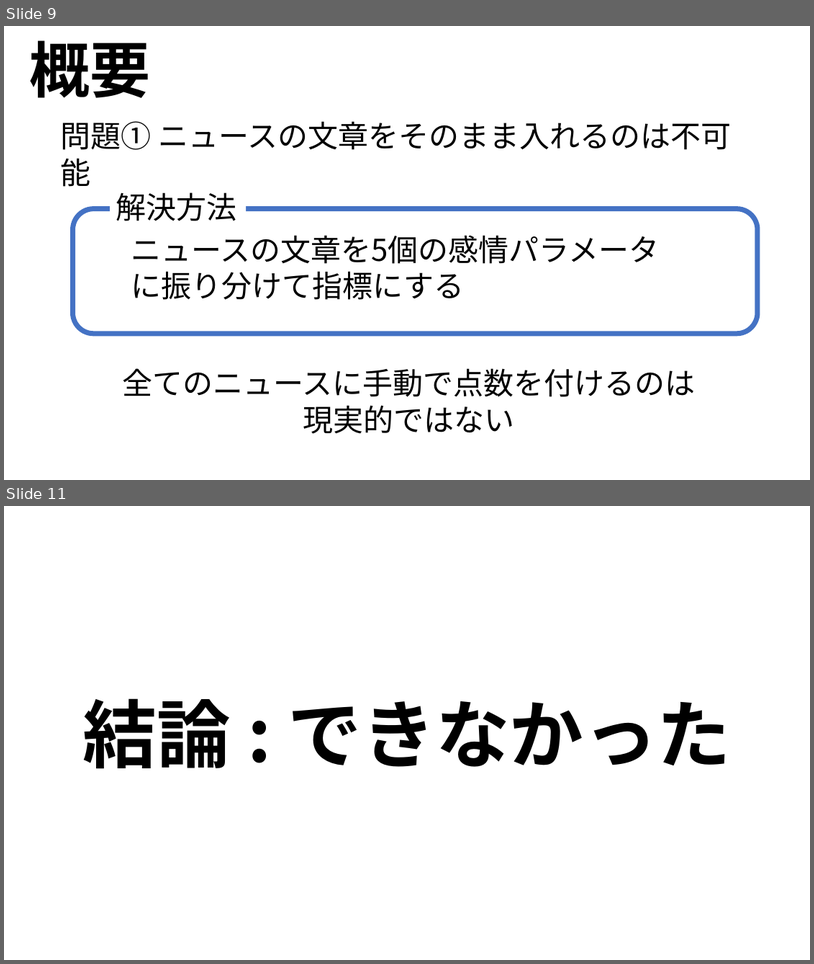
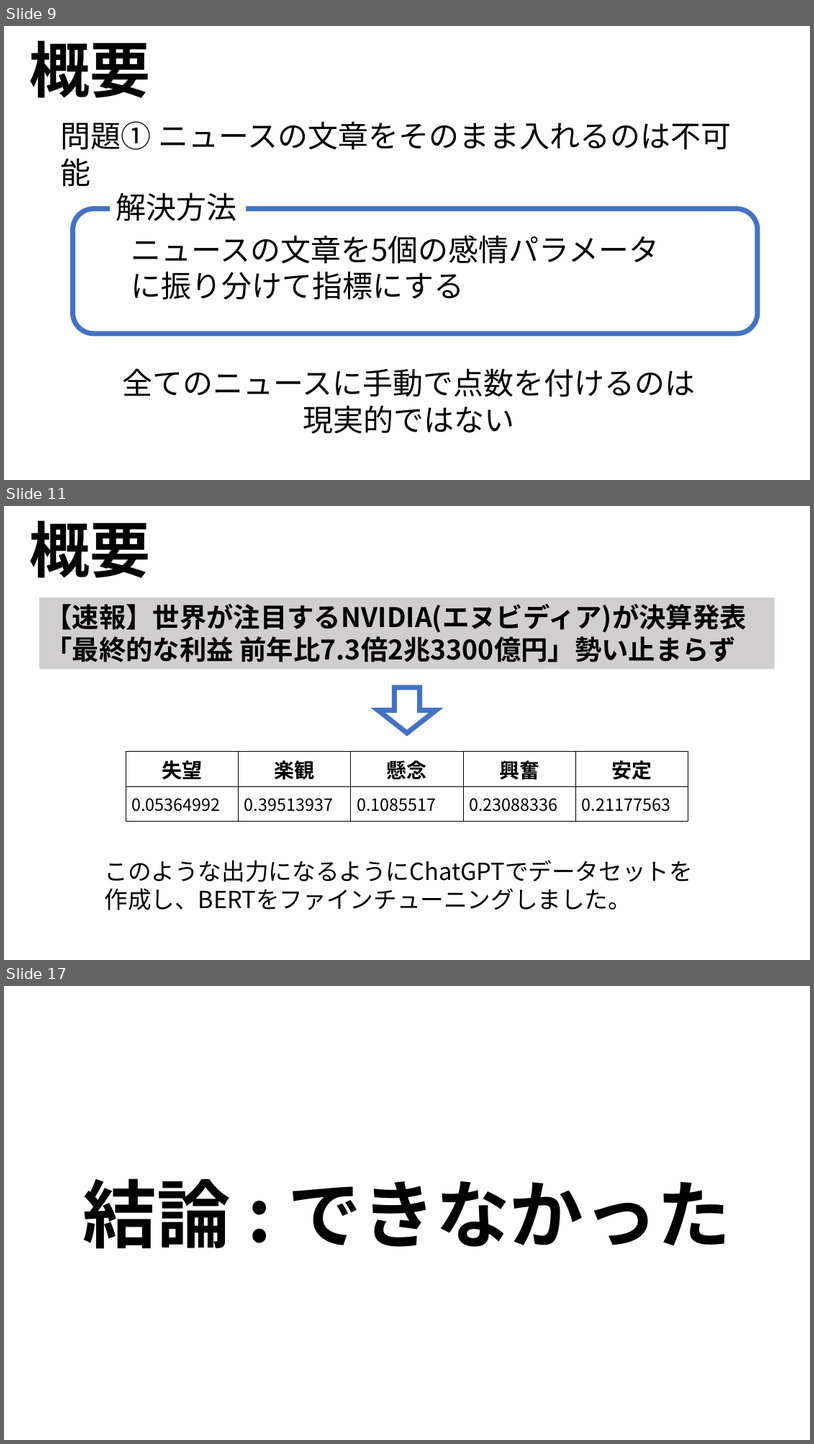
Before and after one commit to ryoww/PBL_stock, a slide deck: 最終報告.pptx. Shown one above the other, each under a label of ours: slides 9 and 11 before the commit, slides 9, 11 and 17 after it; the slides between them are not shown. The pictures are 814x964 and 814x1444 pixels, drawn with LibreOffice and Linux fonts; fonts in the diff are those of the drawing. Boxes give left, top, right and bottom in pixels: in the first picture for what was removed or moved away, otherwise in the second. Text is boxed around its words. In the diff, an @@ line names an element or a change of style, - is before the commit and + after.

```diff
--- a/最終報告.pptx
+++ b/最終報告.pptx
@@ slide 11 added at (4, 506, 810, 960), background #FFFFFF @@
@@ text added at (30, 520, 151, 578), 72 pt, text #000000, bold @@
+概要
@@ rectangle added at (40, 597, 775, 669), fill #D0CECE, 32 pt, text #000000, bold @@
+【速報】世界が注目するNVIDIA(エヌビディア)が決算発表「最終的な利益 前年比7.3倍2兆3300億円」勢い止まらず
@@ right arrow added at (378, 687, 436, 733), outline #4472C4 6 pt @@
@@ table added at (126, 752, 688, 821), 2 rows, 5 columns @@
+失望 | 楽観 | 懸念 | 興奮 | 安定
+0.05364992 | 0.39513937 | 0.1085517 | 0.23088336 | 0.21177563
@@ text added at (104, 860, 693, 910), 28 pt, text #000000 @@
+このような出力になるようにChatGPTでデータセットを作成し、BERTをファインチューニングしました。
@@ what was slide 11 is now slide 17 @@
```
Also in this commit, not shown: 1 slide changed, 8 other slides added, 1 slide removed, 3 other files.
